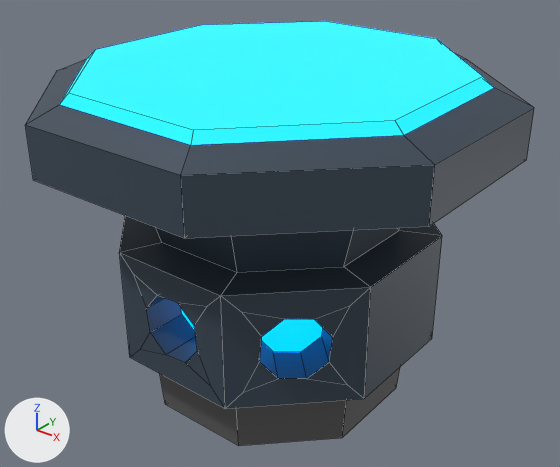
The FBX model Assets/Assets/3D Assets/Obstacle2.fbx: old version first, new version second.
Camera for both pictures: a camera (50 mm lens) standing at (0.286, -0.355, 0.327) and looking at (0.002, 0.0, 0.107). Every picture has the same lights, and +X, +Y and +Z are marked at lower left. Mesh edges are drawn as thin lines.

The first picture shows 'Obstacle2'.
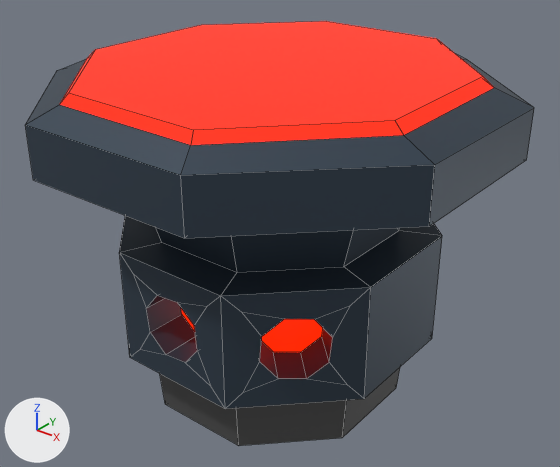
Pixel boxes (x1, y1, x2, y2) of what changed, in the pictures (560 x 467 px):
'Obstacle2', surface changed (cyan to red): (56, 21, 498, 446) in both
part 1 of me_circle_001, surface changed (cyan to red): (59, 21, 494, 352) in both

Edits to the bpy script that builds the scene:
```text
Change mat_emission:
    where n0 = _N.new('ShaderNodeBsdfPrincipled'); n0.name = 'Principled BSDF'
    n0.inputs[28].default_value: 2.25 -> 4.3  # 'Emission Strength'
Change me_circle_001:
    where me_circle_001.from_pydata(...)  # 209 vertices, 185 faces; spans x -0.136..0.136, y -0.136..0.136, z 0.0..0.218
    used by ob_obstacle2; location = (0.0, 0.0, 0.0)
    me_circle_001 part 1: texture (UV) coordinates of 15 of 185 faces, centred in x -0.114..0.114, y -0.121..0.121, z 0.081..0.218, changed; they spanned u 0.03..0.06, v 0.58..0.6 and now span u 0.03..0.06, v 0.77..0.79
```
